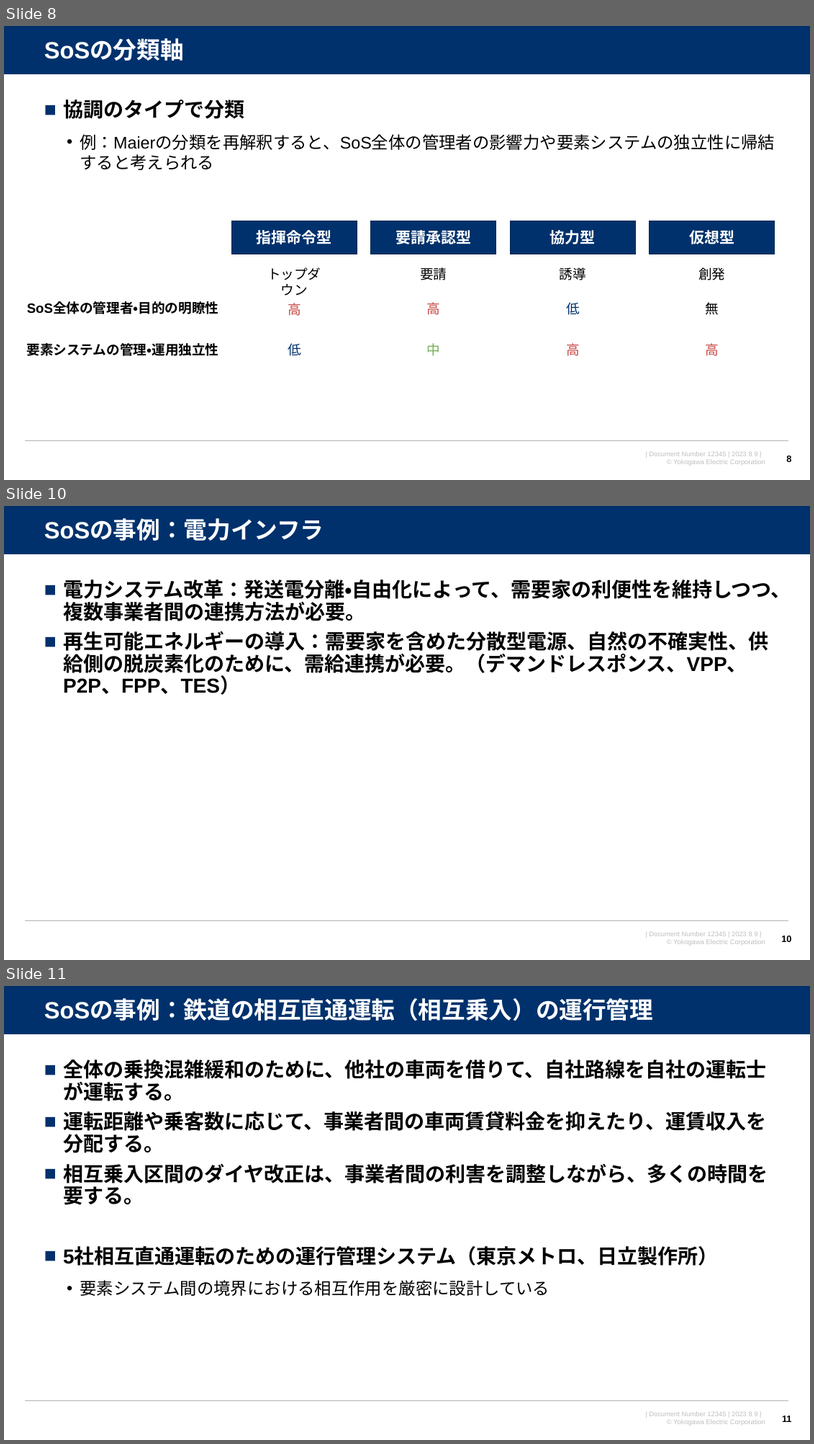
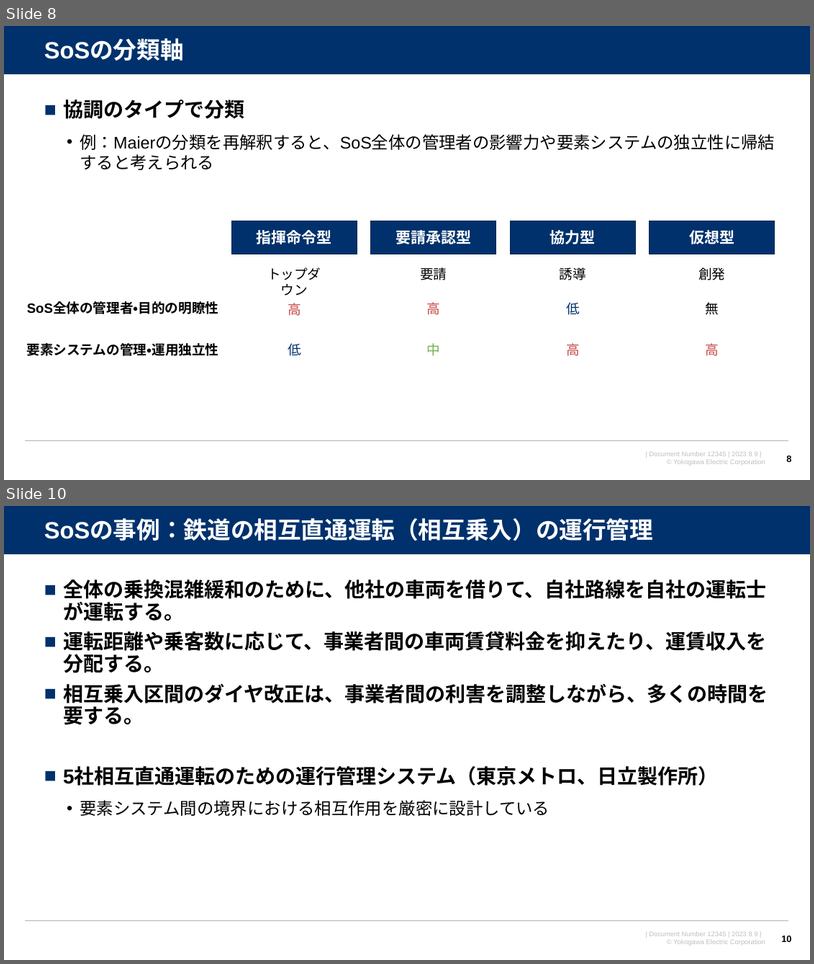
Before and after one commit to watarukumagai-git/opt, a slide deck: SoS/230809_SoS分科会第6回進め方のご相談_rev.0.pptx. Shown one above the other, each under a label of ours: slides 8, 10 and 11 before the commit, slides 8 and 10 after it; the slides between them are not shown. The pictures are 814x1444 and 814x964 pixels, drawn with LibreOffice and Linux fonts; fonts in the diff are those of the drawing; background and template pictures are left out. Boxes give left, top, right and bottom in pixels: in the first picture for what was removed or moved away, otherwise in the second. Text is boxed around its words. In the diff, an @@ line names an element or a change of style, - is before the commit and + after.

```diff
--- a/SoS/230809_SoS分科会第6回進め方のご相談_rev.0.pptx
+++ b/SoS/230809_SoS分科会第6回進め方のご相談_rev.0.pptx
@@ slide 10 removed at bbox=[4, 506, 810, 960], background #FFFFFF; not listed: 4 template elements that a slide beside it also shows @@
@@ title removed at bbox=[44, 520, 324, 541] @@
-SoSの事例：電力インフラ
@@ text removed at bbox=[63, 579, 791, 695] @@
-■ 電力システム改革：発送電分離・自由化によって、需要家の利便性を維持しつつ、複数事業者間の連携方法が必要。
-■ 再生可能エネルギーの導入：需要家を含めた分散型電源、自然の不確実性、供給側の脱炭素化のために、需給連携が必要。（デマンドレスポンス、VPP、P2P、FPP、TES）
@@ page number removed at bbox=[782, 935, 792, 942] @@
-10
@@ what was slide 11 is now slide 10 @@
@@ page number at bbox=[782, 935, 792, 942]: text changed @@
-11
+10
```
Also in this commit, not shown: 1 slide changed.
